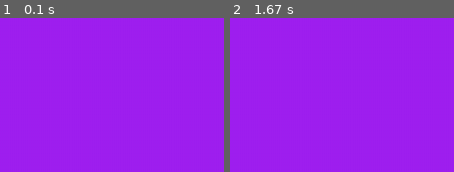
Above: before the commit, frames 1-2 (left to right).
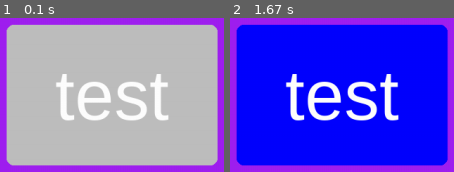
Above: after the commit, the same moments.

Repository: MathiasBenoni/IT
Game: pygame game, started from IT2/monster_rpg/main.py
Two runs of this game, one before a commit and one after it. Both use one fixed random seed, a clock stepped at 60 frames per second and the inputs below.
Inputs (mouse positions are in pixels of both pictures, inside the frame that each line leads up to):
- Up to frame 1 (0.1 s): no input
- Up to frame 2 (1.67 s): click (342, 95) at 0.38 s, where only the run after the commit has a clickable "test"; click (outside the picture) at 0.72 s; click (342, 95) at 1.55 s, where only the run after the commit has a clickable "test"

The runs differ from the first frame. In frame 1, 87% of the frame differs, in the area x 2-98%, y 3-97%; in frame 2, 87%.

Commit message:
Added button

Diff:
--- a/IT2/monster_rpg/classes.py
+++ b/IT2/monster_rpg/classes.py
@@ -1,3 +1,5 @@
+
+import pygame
 
 class Entety:
   def __init__(self, radius : int, hostile : bool):
@@ -8,3 +10,49 @@
     self.radius -= damage
     if self.radius <= 0:
       return False
+
+class Button:
+
+  def __init__(self, width : int, height : int, color, pos : tuple, text : str, border_radius=10):
+    if color == None:
+      color = 'blue'
+    self.width = width
+    self.height = height
+    self.color = color
+    self.border_radius = border_radius
+    self.pos = pos
+
+    self.text = text
+    self.font = pygame.font.SysFont('Arial', 100)
+
+    self.default_color = self.color
+
+  def update(self):
+    if self.is_hovering():
+      self.color = 'blue'
+    else:
+      self.color = self.default_color
+
+  def draw_button(self, screen):
+    pygame.draw.rect(screen, self.color, (
+      self.pos[0],
+      self.pos[1],
+      self.width,
+      self.height
+    ), 0, self.border_radius)
+
+    text_surface = self.font.render(self.text, True, 'white')
+
+    text_rect = text_surface.get_rect(
+      center=(
+        self.pos[0] + self.width // 2,
+        self.pos[1] + self.height // 2
+      )
+    )
+    screen.blit(text_surface, text_rect)
+
+  def is_hovering(self):
+    temp_rect = pygame.Rect(self.pos[0], self.pos[1], self.width, self.height)
+
+
+    return temp_rect.collidepoint(pygame.mouse.get_pos())
--- a/IT2/monster_rpg/main.py
+++ b/IT2/monster_rpg/main.py
@@ -6,15 +6,19 @@
 
 screen = pygame.display.set_mode((WIDTH, HEIGHT))
 clock = pygame.time.Clock()
+pygame.init()
+pygame.font.init()
 
 pygame.display.set_caption("Awesome game")
 
 running = True
 
+
+
 player = Entety(10, False)
-
 enemy = Entety(10, True)
 
+button_1 = Button(300, 200, 'gray', (200, 300), 'test')
 
 
 while running:
@@ -23,12 +27,11 @@
     if event.type == pygame.QUIT:
       running = False
 
+  button_1.update()
+
   screen.fill("purple")
 
-
-
-
-
+  button_1.draw_button(screen)
 
   pygame.display.flip()
 
